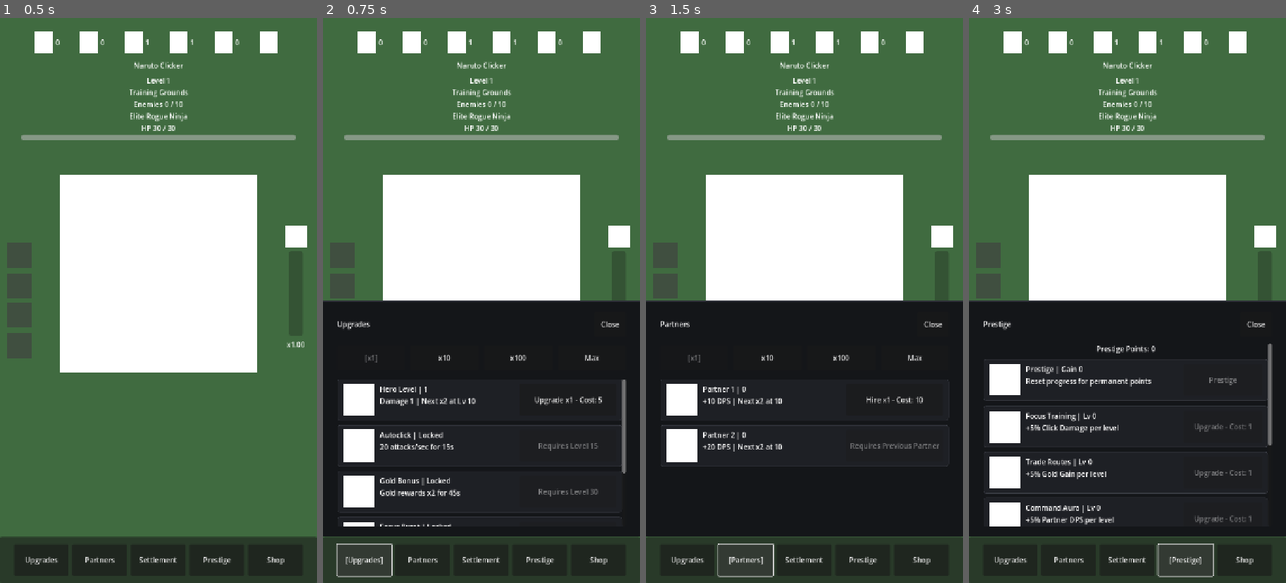
Above: before the commit, frames 1-4 (left to right).
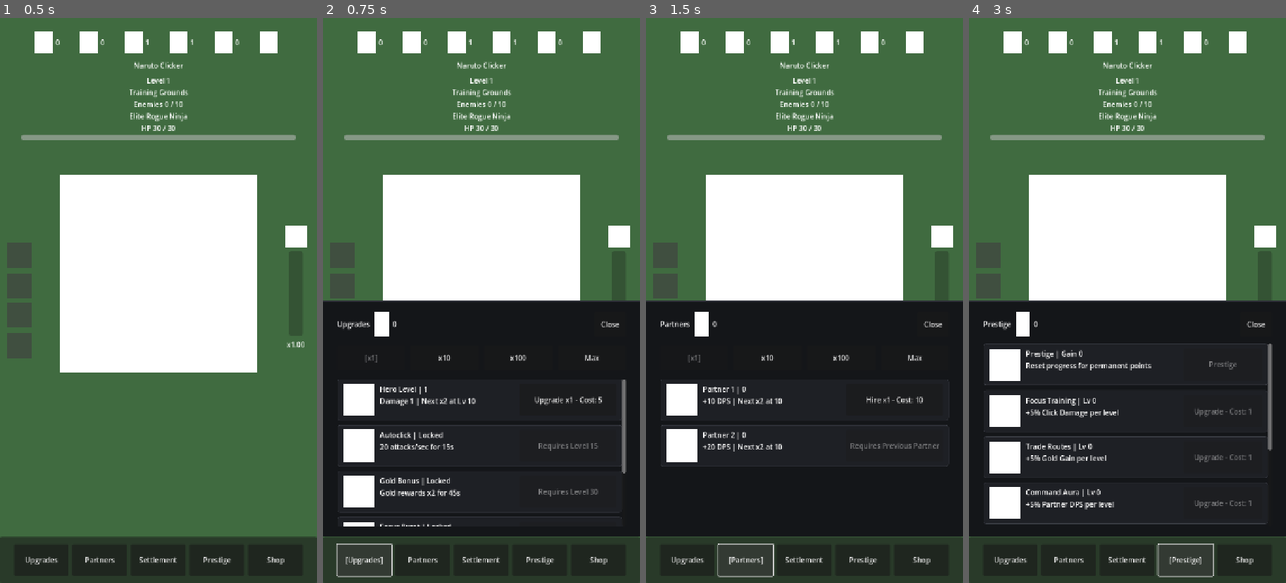
Above: after the commit, the same moments.

Repository: StanisRyz/naruto-clicker
Game: Godot game, scene res://scenes/main/Main.tscn
Two runs of this game, one before a commit and one after it. Both use one fixed random seed, a clock stepped at 60 frames per second and the inputs below.
Inputs:
- Up to frame 1 (0.5 s): no input
- Up to frame 2 (0.75 s): click "Upgrades" at 0.5 s
- Up to frame 3 (1.5 s): click "Partners" at 1.25 s
- Up to frame 4 (3 s): click "Settlement" at 2 s; click "Prestige" at 2.75 s

Frame 1 is identical in both runs. In frame 2, 0.2% of the frame differs, in the area x 16-24%, y 52-57%; in frame 3, 0.2%; in frame 4, 6.2%, in the area x 4-96%, y 52-90%.

Commit message:
Move sheet resources into headers
Update bottom sheet headers with resource displays.

Changes include:
- Add ImageHolder and resource value to Upgrades, Partners, Settlement, Prestige, and Shop headers.
- Show gold in Upgrades, Partners, and Settlement headers.
- Show available prestige points in Prestige header.
- Show Gems in Shop header.
- Remove Prestige Points label from PrestigePanel content.
- Remove Gems, Boss Retry Tokens, and Task Reward Boost summary rows from ShopPanel.
- Preserve existing sheet behavior, purchases, shop products, prestige, and gameplay systems.

Diff:
--- a/scenes/ui/PartnerSheet.gd
+++ b/scenes/ui/PartnerSheet.gd
@@ -5,6 +5,7 @@
 signal closed
 
 @onready var close_button: Button = $PanelContainer/MarginContainer/VBoxContainer/Header/CloseButton
+@onready var header_resource_value_label: Label = $PanelContainer/MarginContainer/VBoxContainer/Header/HeaderResourceContainer/ResourceValueLabel
 @onready var buy_mode_selector: BuyModeSelector = $PanelContainer/MarginContainer/VBoxContainer/BuyModeSelector
 @onready var partner_panel: PartnerPanel = $PanelContainer/MarginContainer/VBoxContainer/ScrollContainer/PartnerPanel
 
@@ -30,6 +31,7 @@
 
 func update_view(state: ClickerState) -> void:
 	current_state = state
+	header_resource_value_label.text = "%d" % state.gold
 	partner_panel.update_view(state)
 
 
--- a/scenes/ui/PartnerSheet.tscn
+++ b/scenes/ui/PartnerSheet.tscn
@@ -44,11 +44,31 @@
 
 [node name="Header" type="HBoxContainer" parent="PanelContainer/MarginContainer/VBoxContainer"]
 layout_mode = 2
+theme_override_constants/separation = 12
 
 [node name="TitleLabel" type="Label" parent="PanelContainer/MarginContainer/VBoxContainer/Header"]
 layout_mode = 2
+text = "Partners"
+
+[node name="HeaderResourceContainer" type="HBoxContainer" parent="PanelContainer/MarginContainer/VBoxContainer/Header"]
+layout_mode = 2
+theme_override_constants/separation = 8
+
+[node name="ImageHolder" type="ColorRect" parent="PanelContainer/MarginContainer/VBoxContainer/Header/HeaderResourceContainer"]
+custom_minimum_size = Vector2(32, 32)
+layout_mode = 2
+mouse_filter = 2
+color = Color(1, 1, 1, 1)
+
+[node name="ResourceValueLabel" type="Label" parent="PanelContainer/MarginContainer/VBoxContainer/Header/HeaderResourceContainer"]
+custom_minimum_size = Vector2(96, 32)
+layout_mode = 2
+text = "0"
+vertical_alignment = 1
+
+[node name="HeaderSpacer" type="Control" parent="PanelContainer/MarginContainer/VBoxContainer/Header"]
+layout_mode = 2
 size_flags_horizontal = 3
-text = "Partners"
 
 [node name="CloseButton" type="Button" parent="PanelContainer/MarginContainer/VBoxContainer/Header"]
 custom_minimum_size = Vector2(72, 56)
--- a/scenes/ui/PrestigePanel.gd
+++ b/scenes/ui/PrestigePanel.gd
@@ -7,7 +7,6 @@
 var prestige_action_row: Dictionary = {}
 var talent_rows: Array[Dictionary] = []
 
-@onready var points_label: Label = $PointsLabel
 @onready var action_container: VBoxContainer = $ActionContainer
 @onready var talents_container: VBoxContainer = $TalentsContainer
 
@@ -20,7 +19,6 @@
 	_ensure_talent_rows(state)
 	var total_reward: int = state.get_prestige_reward()
 
-	points_label.text = "Prestige Points: %d" % state.prestige_points_available
 	_update_prestige_action_row(total_reward)
 
 	for talent_index in range(talent_rows.size()):
--- a/scenes/ui/PrestigePanel.tscn
+++ b/scenes/ui/PrestigePanel.tscn
@@ -6,11 +6,6 @@
 theme_override_constants/separation = 12
 script = ExtResource("1_ppanel")
 
-[node name="PointsLabel" type="Label" parent="."]
-layout_mode = 2
-text = "Prestige Points: 0"
-horizontal_alignment = 1
-
 [node name="ActionContainer" type="VBoxContainer" parent="."]
 layout_mode = 2
 theme_override_constants/separation = 10
--- a/scenes/ui/PrestigeSheet.gd
+++ b/scenes/ui/PrestigeSheet.gd
@@ -6,6 +6,7 @@
 signal closed
 
 @onready var close_button: Button = $PanelContainer/MarginContainer/VBoxContainer/Header/CloseButton
+@onready var header_resource_value_label: Label = $PanelContainer/MarginContainer/VBoxContainer/Header/HeaderResourceContainer/ResourceValueLabel
 @onready var prestige_panel: PrestigePanel = $PanelContainer/MarginContainer/VBoxContainer/ScrollContainer/PrestigePanel
 @onready var prestige_confirm_dialog: PrestigeConfirmDialog = $PrestigeConfirmDialog
 
@@ -28,6 +29,7 @@
 
 
 func update_view(state: ClickerState) -> void:
+	header_resource_value_label.text = "%d" % state.prestige_points_available
 	prestige_panel.update_view(state)
 
 
--- a/scenes/ui/PrestigeSheet.tscn
+++ b/scenes/ui/PrestigeSheet.tscn
@@ -44,11 +44,31 @@
 
 [node name="Header" type="HBoxContainer" parent="PanelContainer/MarginContainer/VBoxContainer"]
 layout_mode = 2
+theme_override_constants/separation = 12
 
 [node name="TitleLabel" type="Label" parent="PanelContainer/MarginContainer/VBoxContainer/Header"]
 layout_mode = 2
+text = "Prestige"
+
+[node name="HeaderResourceContainer" type="HBoxContainer" parent="PanelContainer/MarginContainer/VBoxContainer/Header"]
+layout_mode = 2
+theme_override_constants/separation = 8
+
+[node name="ImageHolder" type="ColorRect" parent="PanelContainer/MarginContainer/VBoxContainer/Header/HeaderResourceContainer"]
+custom_minimum_size = Vector2(32, 32)
+layout_mode = 2
+mouse_filter = 2
+color = Color(1, 1, 1, 1)
+
+[node name="ResourceValueLabel" type="Label" parent="PanelContainer/MarginContainer/VBoxContainer/Header/HeaderResourceContainer"]
+custom_minimum_size = Vector2(96, 32)
+layout_mode = 2
+text = "0"
+vertical_alignment = 1
+
+[node name="HeaderSpacer" type="Control" parent="PanelContainer/MarginContainer/VBoxContainer/Header"]
+layout_mode = 2
 size_flags_horizontal = 3
-text = "Prestige"
 
 [node name="CloseButton" type="Button" parent="PanelContainer/MarginContainer/VBoxContainer/Header"]
 custom_minimum_size = Vector2(72, 56)
--- a/scenes/ui/SettlementSheet.gd
+++ b/scenes/ui/SettlementSheet.gd
@@ -5,6 +5,7 @@
 signal closed
 
 @onready var close_button: Button = $PanelContainer/MarginContainer/VBoxContainer/Header/CloseButton
+@onready var header_resource_value_label: Label = $PanelContainer/MarginContainer/VBoxContainer/Header/HeaderResourceContainer/ResourceValueLabel
 @onready var buy_mode_selector: BuyModeSelector = $PanelContainer/MarginContainer/VBoxContainer/BuyModeSelector
 @onready var settlement_panel: SettlementPanel = $PanelContainer/MarginContainer/VBoxContainer/ScrollContainer/SettlementPanel
 
@@ -30,6 +31,7 @@
 
 func update_view(state: ClickerState) -> void:
 	current_state = state
+	header_resource_value_label.text = "%d" % state.gold
 	settlement_panel.update_view(state)
 
 
--- a/scenes/ui/SettlementSheet.tscn
+++ b/scenes/ui/SettlementSheet.tscn
@@ -44,11 +44,31 @@
 
 [node name="Header" type="HBoxContainer" parent="PanelContainer/MarginContainer/VBoxContainer"]
 layout_mode = 2
+theme_override_constants/separation = 12
 
 [node name="TitleLabel" type="Label" parent="PanelContainer/MarginContainer/VBoxContainer/Header"]
 layout_mode = 2
+text = "Settlement"
+
+[node name="HeaderResourceContainer" type="HBoxContainer" parent="PanelContainer/MarginContainer/VBoxContainer/Header"]
+layout_mode = 2
+theme_override_constants/separation = 8
+
+[node name="ImageHolder" type="ColorRect" parent="PanelContainer/MarginContainer/VBoxContainer/Header/HeaderResourceContainer"]
+custom_minimum_size = Vector2(32, 32)
+layout_mode = 2
+mouse_filter = 2
+color = Color(1, 1, 1, 1)
+
+[node name="ResourceValueLabel" type="Label" parent="PanelContainer/MarginContainer/VBoxContainer/Header/HeaderResourceContainer"]
+custom_minimum_size = Vector2(96, 32)
+layout_mode = 2
+text = "0"
+vertical_alignment = 1
+
+[node name="HeaderSpacer" type="Control" parent="PanelContainer/MarginContainer/VBoxContainer/Header"]
+layout_mode = 2
 size_flags_horizontal = 3
-text = "Settlement"
 
 [node name="CloseButton" type="Button" parent="PanelContainer/MarginContainer/VBoxContainer/Header"]
 custom_minimum_size = Vector2(72, 56)
--- a/scenes/ui/ShopPanel.gd
+++ b/scenes/ui/ShopPanel.gd
@@ -6,9 +6,6 @@
 
 var product_rows: Dictionary = {}
 
-@onready var gems_label: Label = $GemsLabel
-@onready var tokens_label: Label = $TokensLabel
-@onready var boost_label: Label = $BoostLabel
 @onready var test_gems_button: Button = $TestGemsButton
 @onready var products_container: VBoxContainer = $ProductsContainer
 
@@ -18,12 +15,6 @@
 
 
 func update_view(state: ClickerState) -> void:
-	gems_label.text = "Gems: %d" % state.gems
-	tokens_label.text = "Boss Retry Tokens: %d" % state.boss_retry_tokens
-	if state.task_reward_boost_multiplier > 1.0:
-		boost_label.text = "Task Reward Boost: x%.1f active" % state.task_reward_boost_multiplier
-	else:
-		boost_label.text = "Task Reward Boost: inactive"
 	_ensure_product_rows(state)
 
 	for product_data: Dictionary in state.get_shop_product_view_data():
--- a/scenes/ui/ShopPanel.tscn
+++ b/scenes/ui/ShopPanel.tscn
@@ -5,21 +5,6 @@
 [node name="ShopPanel" type="VBoxContainer"]
 theme_override_constants/separation = 12
 script = ExtResource("1_shop_panel")
-
-[node name="GemsLabel" type="Label" parent="."]
-layout_mode = 2
-text = "Gems: 0"
-horizontal_alignment = 1
-
-[node name="TokensLabel" type="Label" parent="."]
-layout_mode = 2
-text = "Boss Retry Tokens: 0"
-horizontal_alignment = 1
-
-[node name="BoostLabel" type="Label" parent="."]
-layout_mode = 2
-text = "Task Reward Boost: x1.0"
-horizontal_alignment = 1
 
 [node name="TestGemsButton" type="Button" parent="."]
 custom_minimum_size = Vector2(0, 52)
--- a/scenes/ui/ShopSheet.gd
+++ b/scenes/ui/ShopSheet.gd
@@ -6,6 +6,7 @@
 signal closed
 
 @onready var close_button: Button = $PanelContainer/MarginContainer/VBoxContainer/Header/CloseButton
+@onready var header_resource_value_label: Label = $PanelContainer/MarginContainer/VBoxContainer/Header/HeaderResourceContainer/ResourceValueLabel
 @onready var shop_panel: ShopPanel = $PanelContainer/MarginContainer/VBoxContainer/ScrollContainer/ShopPanel
 
 
@@ -26,6 +27,7 @@
 
 
 func update_view(state: ClickerState) -> void:
+	header_resource_value_label.text = "%d" % state.gems
 	shop_panel.update_view(state)
 
 
--- a/scenes/ui/ShopSheet.tscn
+++ b/scenes/ui/ShopSheet.tscn
@@ -43,11 +43,31 @@
 
 [node name="Header" type="HBoxContainer" parent="PanelContainer/MarginContainer/VBoxContainer"]
 layout_mode = 2
+theme_override_constants/separation = 12
 
 [node name="TitleLabel" type="Label" parent="PanelContainer/MarginContainer/VBoxContainer/Header"]
 layout_mode = 2
+text = "Shop"
+
+[node name="HeaderResourceContainer" type="HBoxContainer" parent="PanelContainer/MarginContainer/VBoxContainer/Header"]
+layout_mode = 2
+theme_override_constants/separation = 8
+
+[node name="ImageHolder" type="ColorRect" parent="PanelContainer/MarginContainer/VBoxContainer/Header/HeaderResourceContainer"]
+custom_minimum_size = Vector2(32, 32)
+layout_mode = 2
+mouse_filter = 2
+color = Color(1, 1, 1, 1)
+
+[node name="ResourceValueLabel" type="Label" parent="PanelContainer/MarginContainer/VBoxContainer/Header/HeaderResourceContainer"]
+custom_minimum_size = Vector2(96, 32)
+layout_mode = 2
+text = "0"
+vertical_alignment = 1
+
+[node name="HeaderSpacer" type="Control" parent="PanelContainer/MarginContainer/VBoxContainer/Header"]
+layout_mode = 2
 size_flags_horizontal = 3
-text = "Shop"
 
 [node name="CloseButton" type="Button" parent="PanelContainer/MarginContainer/VBoxContainer/Header"]
 custom_minimum_size = Vector2(72, 56)
--- a/scenes/ui/UpgradeSheet.gd
+++ b/scenes/ui/UpgradeSheet.gd
@@ -9,6 +9,7 @@
 signal closed
 
 @onready var close_button: Button = $PanelContainer/MarginContainer/VBoxContainer/Header/CloseButton
+@onready var header_resource_value_label: Label = $PanelContainer/MarginContainer/VBoxContainer/Header/HeaderResourceContainer/ResourceValueLabel
 @onready var buy_mode_selector: BuyModeSelector = $PanelContainer/MarginContainer/VBoxContainer/BuyModeSelector
 @onready var upgrade_panel: UpgradePanel = $PanelContainer/MarginContainer/VBoxContainer/ScrollContainer/UpgradePanel
 
@@ -38,6 +39,7 @@
 
 func update_view(state: ClickerState) -> void:
 	current_state = state
+	header_resource_value_label.text = "%d" % state.gold
 	upgrade_panel.update_view(state)
 
 
--- a/scenes/ui/UpgradeSheet.tscn
+++ b/scenes/ui/UpgradeSheet.tscn
@@ -44,11 +44,31 @@
 
 [node name="Header" type="HBoxContainer" parent="PanelContainer/MarginContainer/VBoxContainer"]
 layout_mode = 2
+theme_override_constants/separation = 12
 
 [node name="TitleLabel" type="Label" parent="PanelContainer/MarginContainer/VBoxContainer/Header"]
 layout_mode = 2
+text = "Upgrades"
+
+[node name="HeaderResourceContainer" type="HBoxContainer" parent="PanelContainer/MarginContainer/VBoxContainer/Header"]
+layout_mode = 2
+theme_override_constants/separation = 8
+
+[node name="ImageHolder" type="ColorRect" parent="PanelContainer/MarginContainer/VBoxContainer/Header/HeaderResourceContainer"]
+custom_minimum_size = Vector2(32, 32)
+layout_mode = 2
+mouse_filter = 2
+color = Color(1, 1, 1, 1)
+
+[node name="ResourceValueLabel" type="Label" parent="PanelContainer/MarginContainer/VBoxContainer/Header/HeaderResourceContainer"]
+custom_minimum_size = Vector2(96, 32)
+layout_mode = 2
+text = "0"
+vertical_alignment = 1
+
+[node name="HeaderSpacer" type="Control" parent="PanelContainer/MarginContainer/VBoxContainer/Header"]
+layout_mode = 2
 size_flags_horizontal = 3
-text = "Upgrades"
 
 [node name="CloseButton" type="Button" parent="PanelContainer/MarginContainer/VBoxContainer/Header"]
 custom_minimum_size = Vector2(72, 56)
Not shown, changed: AGENTS.md
